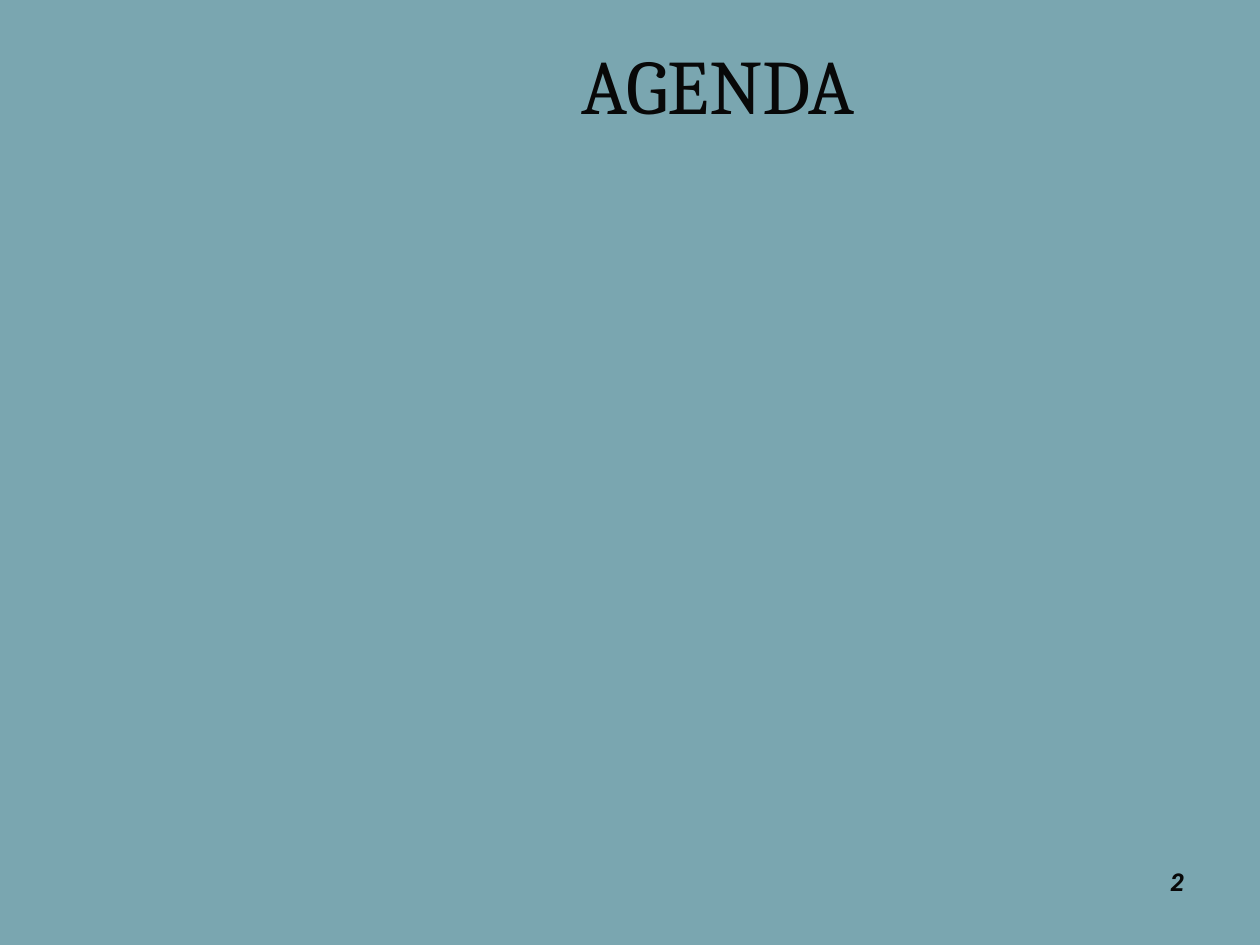
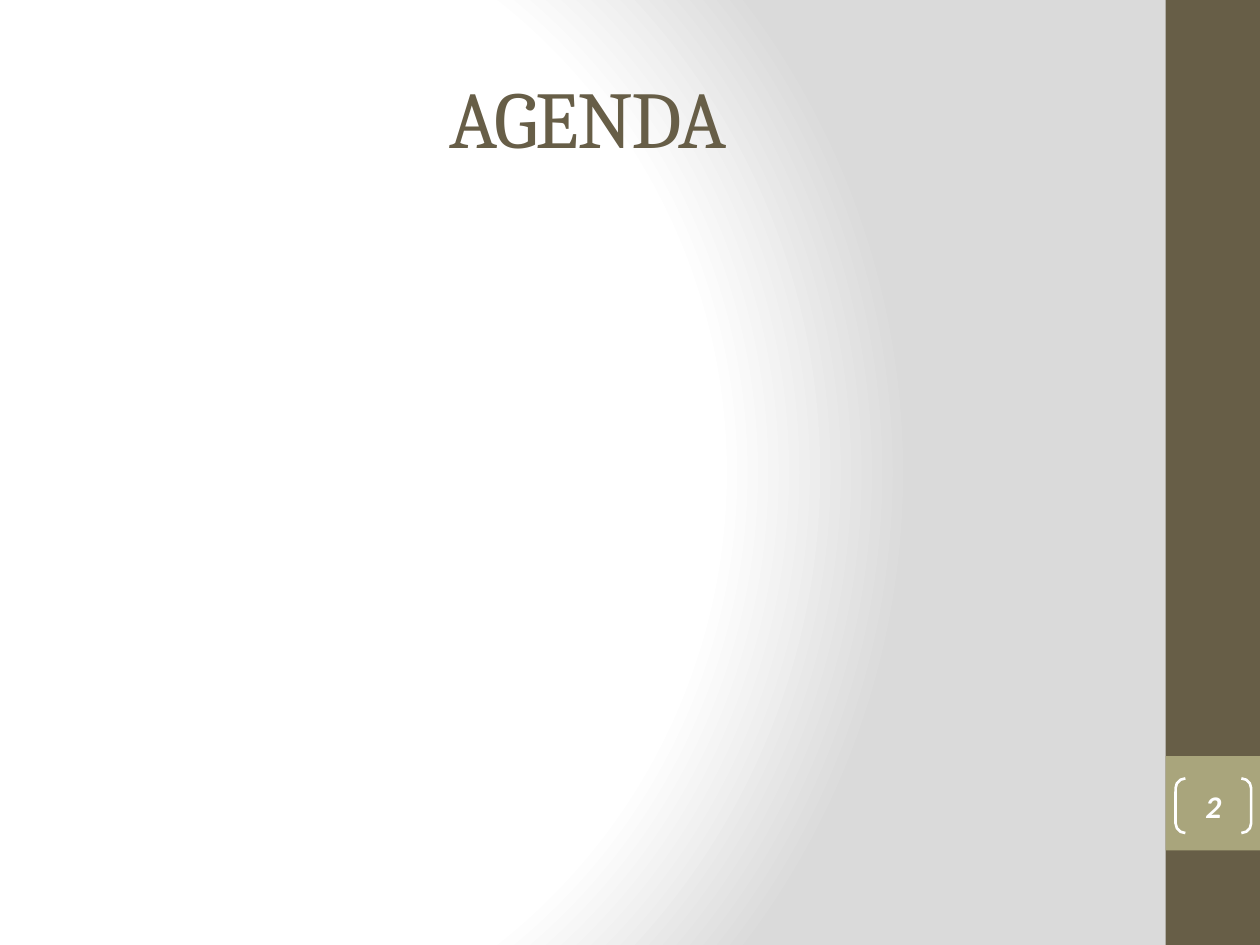
Before and after one commit to lobtec/dartiesgroupe2, a slide deck: slide 2 of PROJET/Presentation/PRE_26-01-11.pptx. Drawn at 1260x945 pixels with LibreOffice and Linux fonts; fonts in the diff are those of the drawing; background and template pictures are left out. Boxes give left, top, right and bottom in pixels: in the first picture for what was removed or moved away, otherwise in the second. Text is boxed around its words. In the diff, an @@ line names an element or a change of style, - is before the commit and + after.

```diff
--- a/PROJET/Presentation/PRE_26-01-11.pptx
+++ b/PROJET/Presentation/PRE_26-01-11.pptx
@@ background picture (left out) to gradient #FFFFFF to #DADADA @@
@@ rectangle added at (1166,0,1260,945), fill #675E47 @@
@@ title "AGENDA": place and size @@
-title "AGENDA" at (582,62,855,115)
+title "AGENDA" at (450,93,727,149)
@@ title "AGENDA" at (450,93,727,149): size 44 to 46 pt, text colour #080808 to #675E47, letter spacing 0 to -1 pt @@
@@ rectangle added at (1166,756,1260,850), fill #A9A57C @@
@@ page number: place and size @@
-page number at (1171,873,1185,891)
+page number at (1176,779,1251,833)
@@ page number at (1176,779,1251,833): size 14 to 18 pt, font Roboto to Calibri, text colour #080808 to #FFFFFF; alignment right to centre; vertical alignment top to middle; outline none to #FFFFFF 1.5 pt @@
```
Also in this commit, not shown: 2 other slides changed, 6 slides added.
